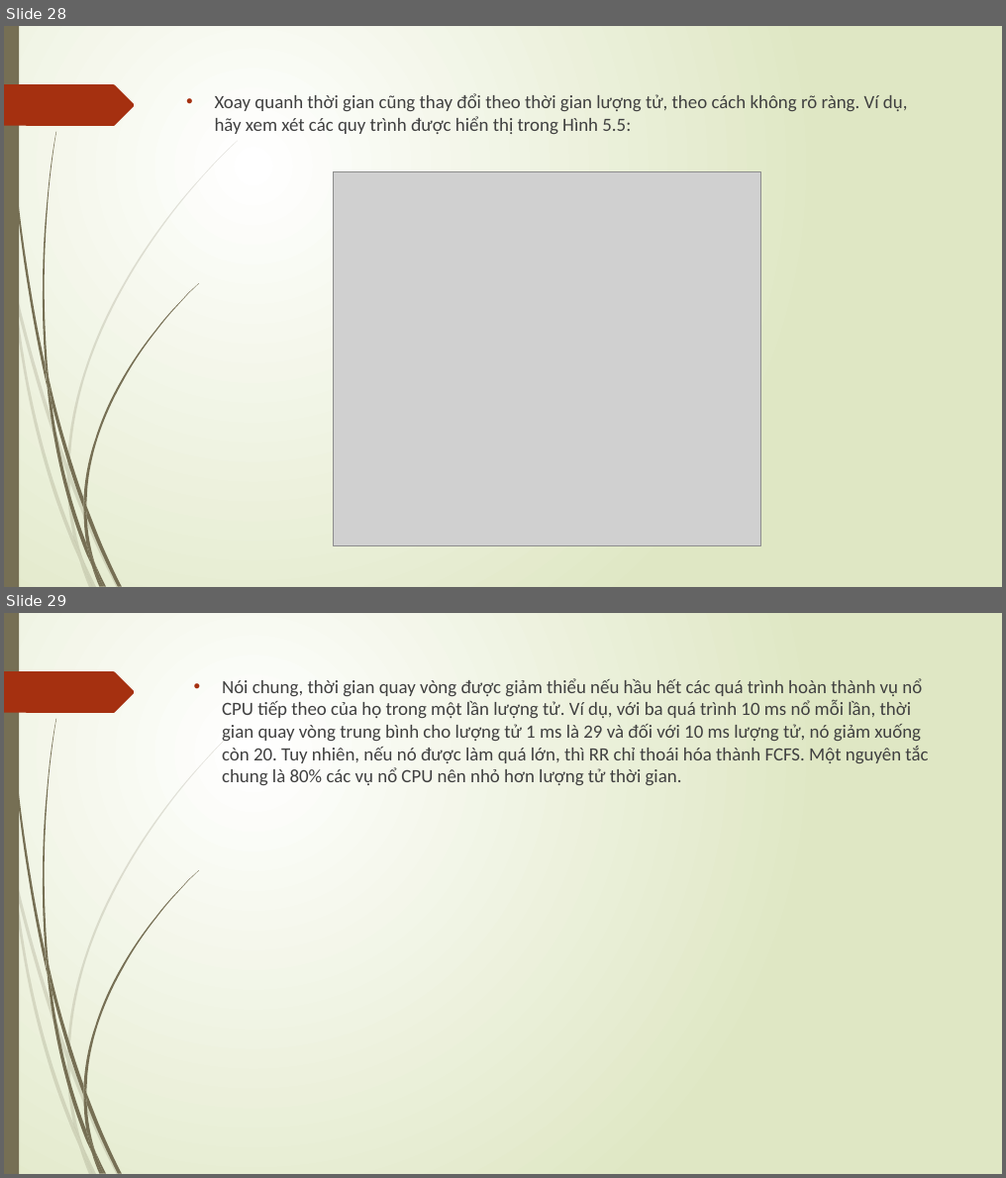
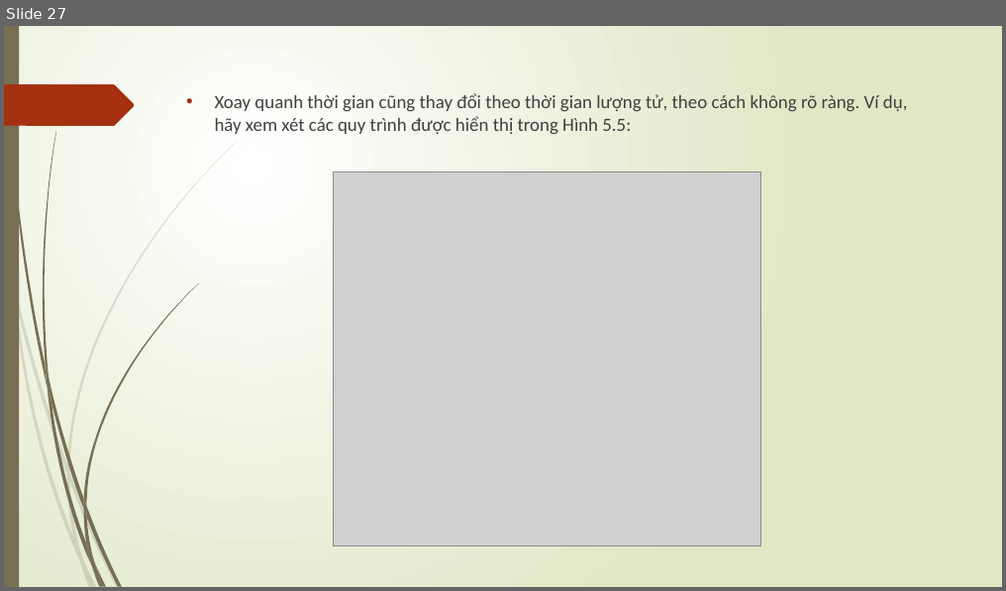
Before and after one commit to darkmagician148/operating_system, a slide deck: Scheduling-linux.pptx. Shown one above the other, each under a label of ours: slides 28 and 29 before the commit, slide 27 after it. The pictures are 1006x1178 and 1006x591 pixels, drawn with LibreOffice and Linux fonts; fonts in the diff are those of the drawing; grey boxes stand for pictures. Boxes give left, top, right and bottom in pixels: in the first picture for what was removed or moved away, otherwise in the second. Text is boxed around its words. In the diff, an @@ line names an element or a change of style, - is before the commit and + after.

```diff
--- a/Scheduling-linux.pptx
+++ b/Scheduling-linux.pptx
@@ slide 29 removed at box(4, 613, 1002, 1174), background gradient #FFFFFF to #DFE8C4; not listed: 24 template elements that a slide beside it also shows @@
@@ text removed at box(222, 678, 928, 785) @@
-• Nói chung, thời gian quay vòng được giảm thiểu nếu hầu hết các quá trình hoàn thành vụ nổ CPU tiếp theo của họ trong một lần lượng tử. Ví dụ, với ba quá trình 10 ms nổ mỗi lần, thời gian quay vòng trung bình cho lượng tử 1 ms là 29 và đối với 10 ms lượng tử, nó giảm xuống còn 20. Tuy nhiên, nếu nó được làm quá lớn, thì RR chỉ thoái hóa thành FCFS. Một nguyên tắc chung là 80% các vụ nổ CPU nên nhỏ hơn lượng tử thời gian.
@@ what was slide 28 is now slide 27 @@
```
Also in this commit, not shown: 8 slides changed, 9 slides added, 2 other slides removed.
